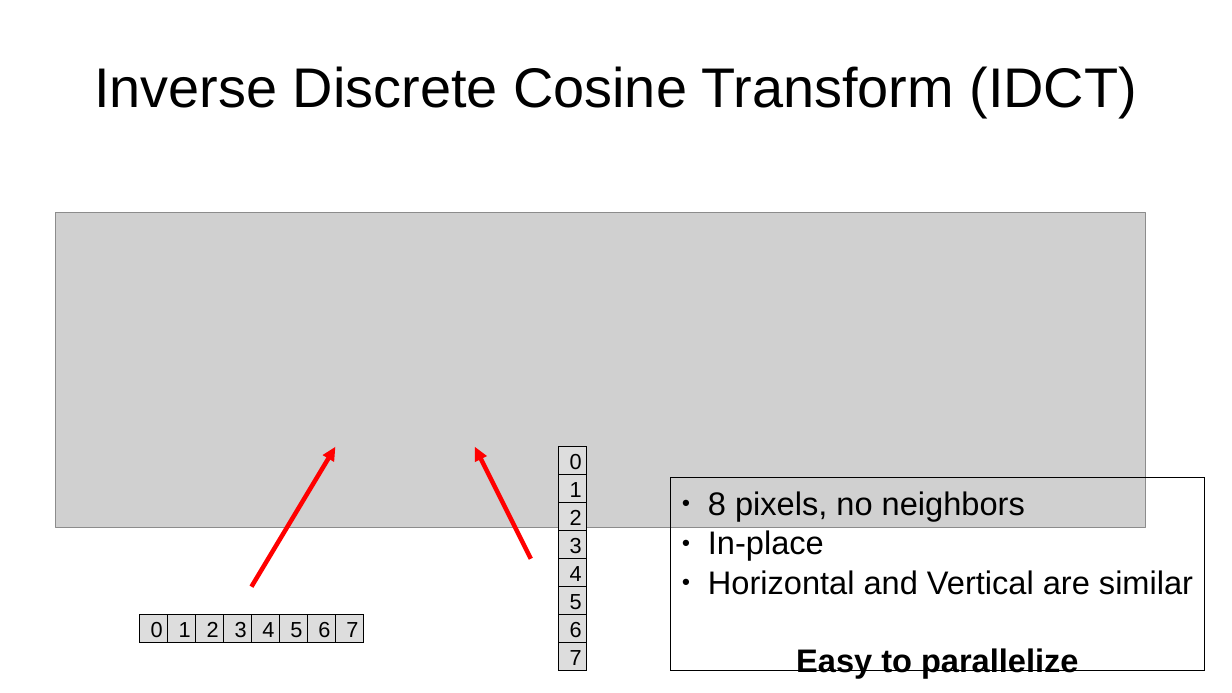
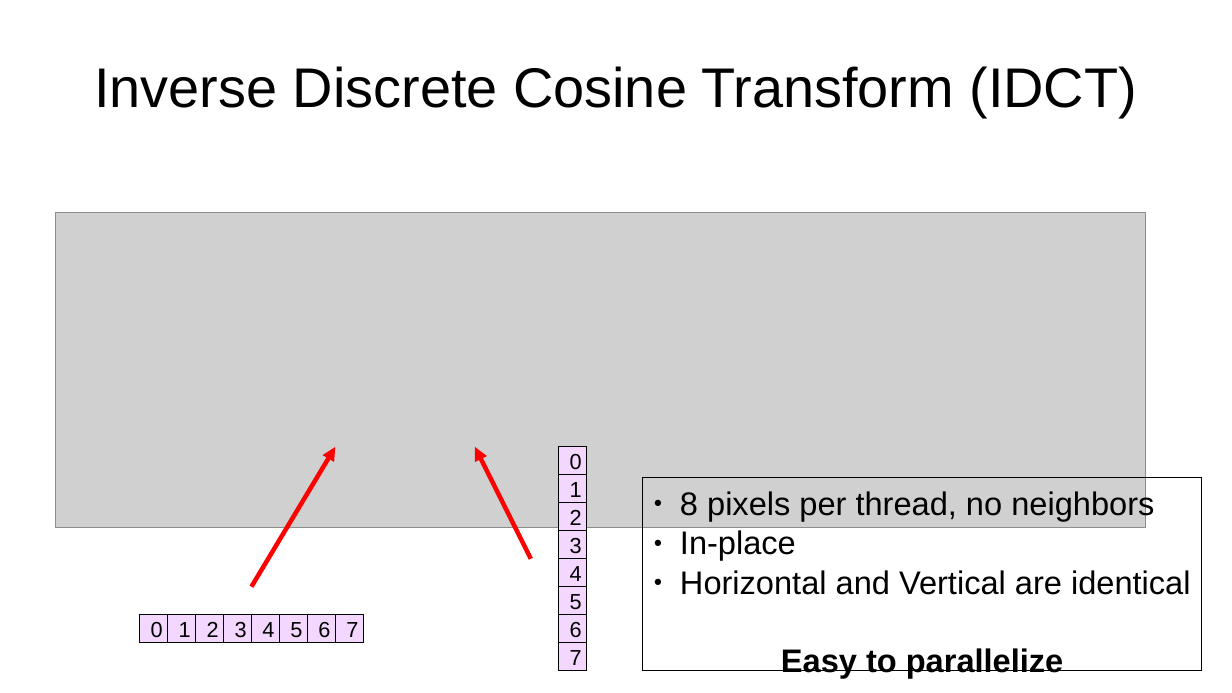
Before and after one commit to il-pist/JPEG_cuda, a slide deck: slide 11 of nanojpeg/doc/NanoJPEG CUDA presentazione.odp. Drawn at 1232x693 pixels with LibreOffice and Linux fonts; fonts in the diff are those of the drawing; grey boxes stand for pictures. Boxes give left, top, right and bottom in pixels: in the first picture for what was removed or moved away, otherwise in the second. Text is boxed around its words. In the diff, an @@ line names an element or a change of style, - is before the commit and + after.

```diff
--- a/nanojpeg/doc/NanoJPEG CUDA presentazione.odp
+++ b/nanojpeg/doc/NanoJPEG CUDA presentazione.odp
@@ rectangle "8 pixels per thread, no ...": place and size @@
-rectangle "8 pixels per thread, no ..." at bbox=[671, 478, 1205, 671]
+rectangle "8 pixels per thread, no ..." at bbox=[643, 478, 1203, 671]
@@ text in rectangle at bbox=[680, 489, 1154, 521]: text changed @@
-● 8 pixels, no neighbors
+● 8 pixels per thread, no neighbors
@@ text in rectangle at bbox=[680, 570, 1191, 595]: text changed @@
-● Horizontal and Vertical are similar
+● Horizontal and Vertical are identical
@@ fill #DDDDDD to #F3D7FF in 16 elements at bbox=[140, 615, 168, 643], bbox=[168, 615, 196, 643], bbox=[196, 615, 224, 643], bbox=[224, 615, 252, 643], bbox=[252, 615, 279, 643], bbox=[279, 615, 307, 643], bbox=[307, 615, 335, 643], bbox=[335, 615, 363, 643], bbox=[559, 447, 587, 475], bbox=[559, 475, 587, 503], bbox=[559, 503, 587, 531], bbox=[559, 531, 587, 559], bbox=[559, 559, 587, 587], bbox=[559, 587, 587, 615], bbox=[559, 615, 587, 643], bbox=[559, 643, 587, 671] @@
```
Also in this commit, not shown: 6 other slides changed, 1 slide added, 1 other file.
